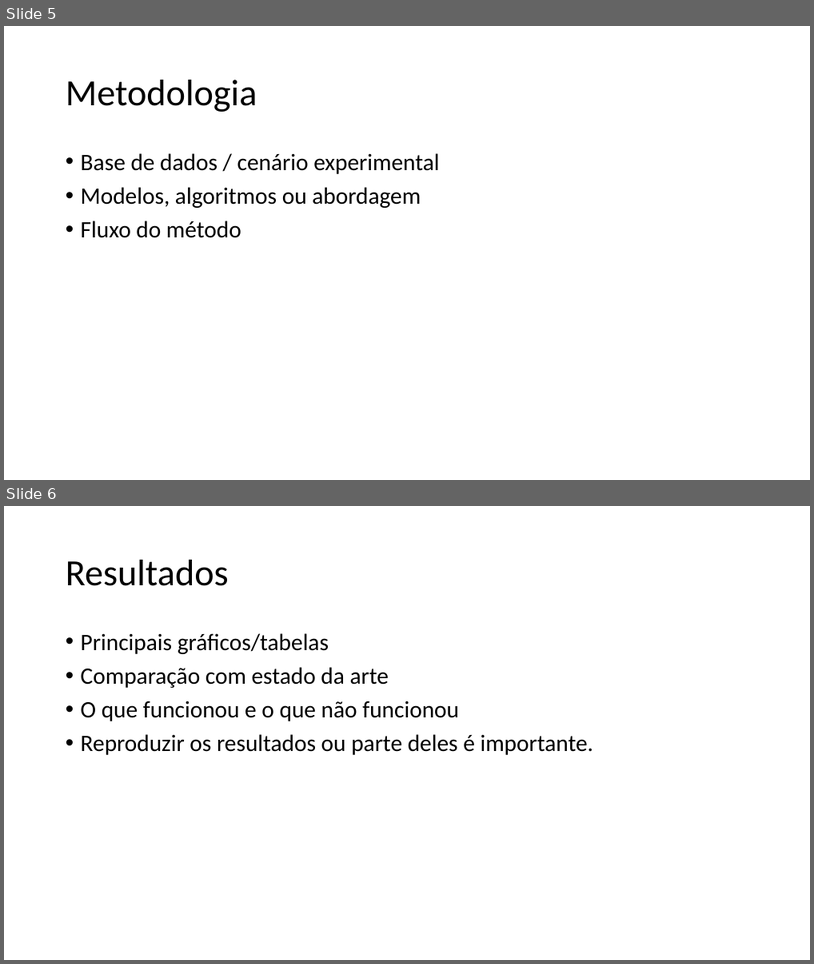
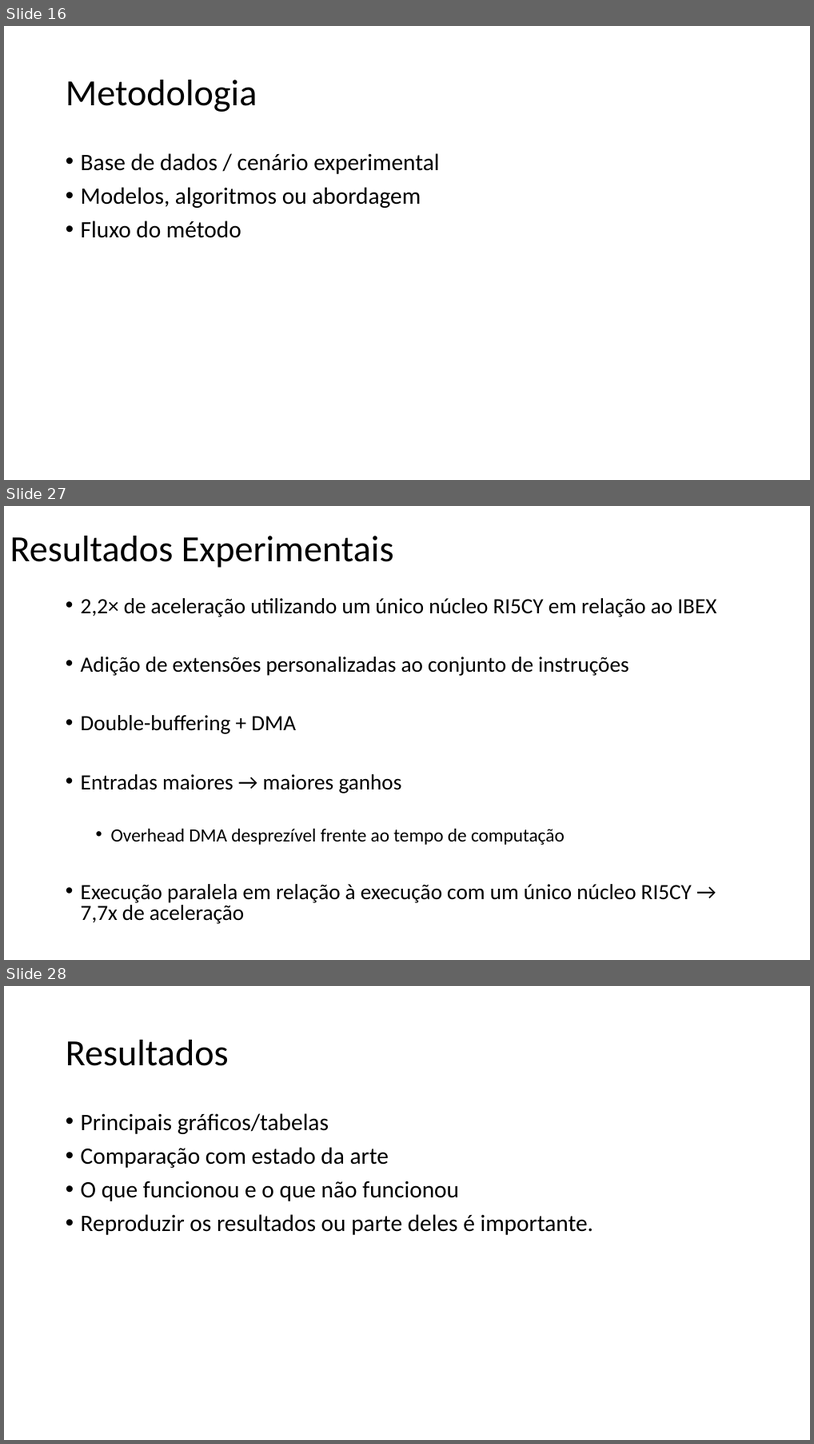
Before and after one commit to Scarpioni/gabriel-59-TP558, a slide deck: 2026/ciclo 1/TP558_X_Template (1).pptx. Shown one above the other, each under a label of ours: slides 5 and 6 before the commit, slides 16, 27 and 28 after it; the slides between them are not shown. The pictures are 814x964 and 814x1444 pixels, drawn with LibreOffice and Linux fonts; fonts in the diff are those of the drawing. Boxes give left, top, right and bottom in pixels: in the first picture for what was removed or moved away, otherwise in the second. Text is boxed around its words. In the diff, an @@ line names an element or a change of style, - is before the commit and + after.

```diff
--- a/2026/ciclo 1/TP558_X_Template (1).pptx
+++ b/2026/ciclo 1/TP558_X_Template (1).pptx
@@ slide 27 added at (4, 506, 810, 960), background #FFFFFF @@
@@ text added at (10, 536, 394, 568), 44 pt, text #000000 @@
+Resultados Experimentais
@@ text added at (81, 598, 717, 924), 25.9 pt, text #000000 @@
+• 2,2× de aceleração utilizando um único núcleo RI5CY em relação ao IBEX
+• Adição de extensões personalizadas ao conjunto de instruções
+• Double-buffering + DMA
+• Entradas maiores → maiores ganhos
+  • Overhead DMA desprezível frente ao tempo de computação
+• Execução paralela em relação à execução com um único núcleo RI5CY → 7,7x de aceleração
@@ what was slide 5 is now slide 16 @@
@@ what was slide 6 is now slide 28 @@
```
Also in this commit, not shown: 1 slide changed, 24 other slides added, 3 slides removed.
